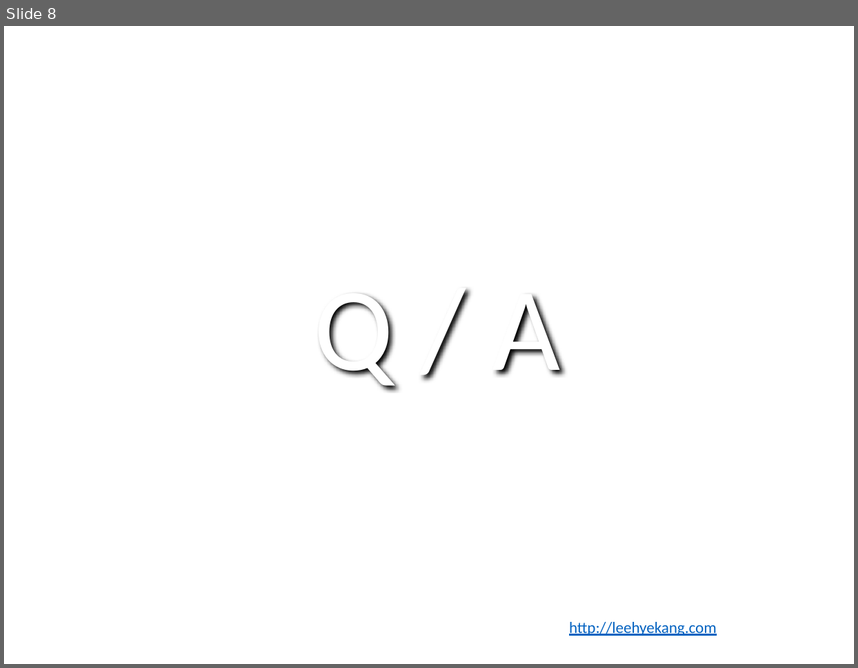
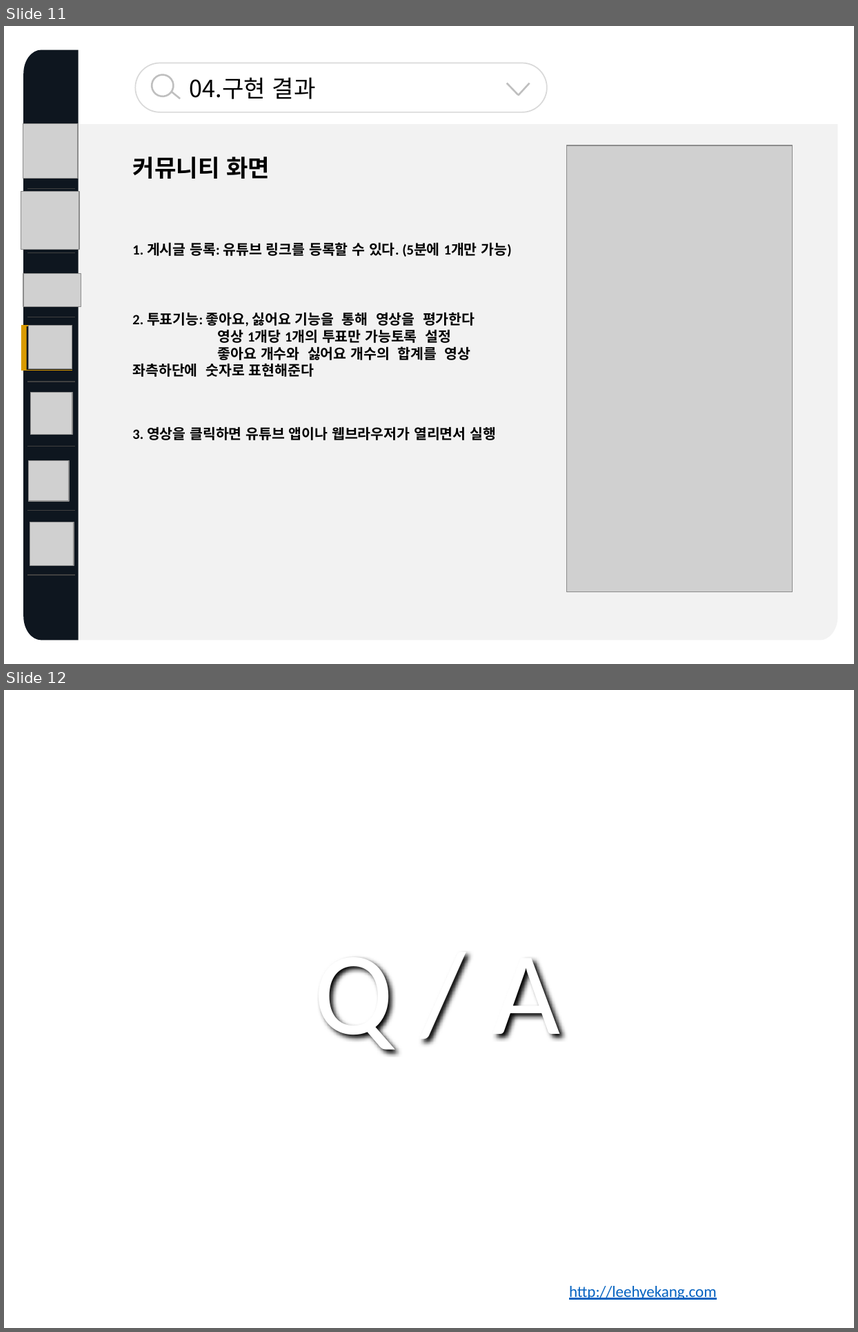
Before and after one commit to Jay-lol/Sleepwell, a slide deck: goodsleep.pptx. Shown one above the other, each under a label of ours: slide 8 before the commit, slides 11 and 12 after it. The pictures are 858x668 and 858x1332 pixels, drawn with LibreOffice and Linux fonts; fonts in the diff are those of the drawing; grey boxes stand for pictures; background and template pictures are left out. Boxes give left, top, right and bottom in pixels: in the first picture for what was removed or moved away, otherwise in the second. Text is boxed around its words. In the diff, an @@ line names an element or a change of style, - is before the commit and + after.

Commit message:
3주차 업데이트(좋아요, 게시글 중복방지)

```diff
--- a/goodsleep.pptx
+++ b/goodsleep.pptx
@@ slide 11 added at box(4, 26, 854, 664), background picture (left out) @@
@@ freeform shape added at box(23, 49, 78, 640), fill #0E161F @@
@@ text added at box(190, 77, 316, 99), 20 pt, text #000000 @@
+04.구현 결과
@@ group added at box(135, 63, 546, 112): 3 lines, 1 rounded rectangle, 1 ellipse @@
@@ picture added at box(23, 124, 77, 178) @@
@@ freeform shape added at box(25, 124, 838, 640), fill #F2F2F2 @@
@@ line added from (27, 124) to (75, 124), #404040 0.75 pt @@
@@ picture added at box(567, 145, 792, 591) @@
@@ text added at box(132, 156, 270, 178), 20 pt, text #000000, bold @@
+커뮤니티 화면
@@ picture added at box(21, 191, 79, 249) @@
@@ line added from (27, 188) to (75, 188), #404040 0.75 pt @@
@@ line added from (27, 253) to (75, 253), #404040 0.75 pt @@
@@ text added at box(132, 242, 512, 256), 12 pt, text #000000, bold @@
+1. 게시글 등록: 유튜브 링크를 등록할 수 있다. (5분에 1개만 가능)
@@ picture added at box(23, 274, 81, 307) @@
@@ text added at box(132, 312, 475, 377), 12 pt, text #000000, bold @@
+2. 투표기능: 좋아요, 싫어요 기능을 통해 영상을 평가한다
+영상 1개당 1개의 투표만 가능토록 설정
+좋아요 개수와 싫어요 개수의 합계를 영상 좌측하단에 숫자로 표현해준다
@@ rectangle added at box(21, 325, 26, 370), fill #DA9B00 @@
@@ line added from (21, 325) to (73, 325), #DA9B00 1 pt @@
@@ line added from (27, 316) to (75, 316), #404040 0.75 pt @@
@@ picture added at box(29, 325, 72, 368) @@
@@ line added from (21, 370) to (73, 370), #DA9B00 1 pt @@
@@ line added from (27, 381) to (75, 381), #404040 0.75 pt @@
@@ picture added at box(30, 392, 72, 434) @@
@@ text added at box(132, 426, 496, 440), 12 pt, text #000000, bold @@
+3. 영상을 클릭하면 유튜브 앱이나 웹브라우저가 열리면서 실행
@@ line added from (27, 446) to (75, 446), #404040 0.75 pt @@
@@ picture added at box(29, 461, 70, 501) @@
@@ line added from (27, 510) to (75, 510), #404040 0.75 pt @@
@@ picture added at box(30, 521, 74, 565) @@
@@ line added from (27, 575) to (75, 575), #404040 0.75 pt @@
@@ text added at box(561, 612, 829, 641), 13.5 pt, text #0563C1, underline @@
+http://leehyekang.com 친절한 혜강씨
@@ what was slide 8 is now slide 12 @@
```
Also in this commit, not shown: 1 slide changed, 3 other slides added.
